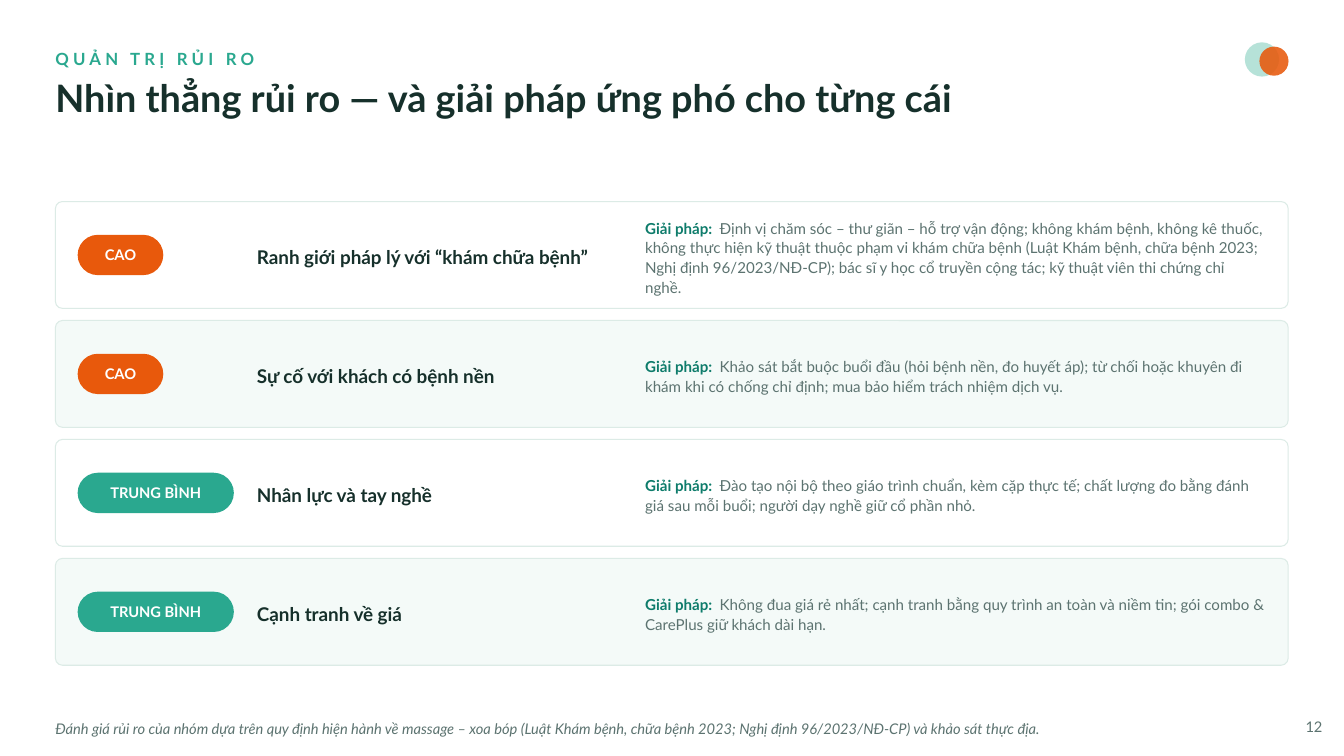
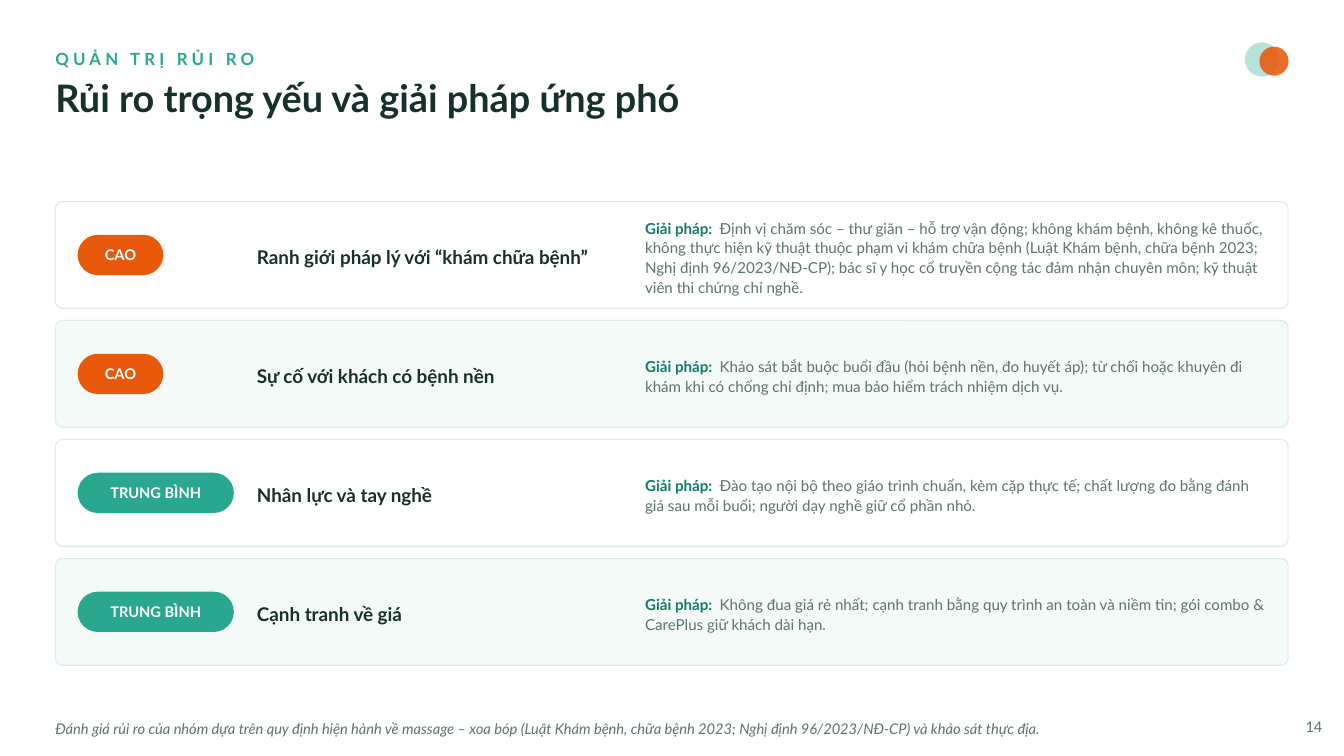
Before and after one commit to Hacogiye/CareTouch, a slide deck: slide 14 of CareTouch-deck.pptx (slide 12 before the commit). Drawn at 1344x756 pixels with LibreOffice and Linux fonts; fonts in the diff are those of the drawing. Boxes give left, top, right and bottom in pixels: in the first picture for what was removed or moved away, otherwise in the second. Text is boxed around its words. In the diff, an @@ line names an element or a change of style, - is before the commit and + after.

Commit message:
Xóa An Khang Đường; slide tự động hiện hết; cập nhật số liệu nhóm; thêm châm cứu
Nội dung:
- Xóa hoàn toàn "An Khang Đường" khỏi báo cáo, PPTX và web (bìa, mục lục, ch.1,
  Phụ lục B). Xóa 2 file gốc bao-cao-an-khang-duong.docx / slide-an-khang-duong.pptx.
- PPTX: mọi slide tự động hiện khi mở (không cần bấm chuột) như slide bìa/kết;
  add_anim.py sinh PLAN từ shape thật + chuẩn hóa id trùng (hết lỗi repair/mất hiệu ứng).
- Tài chính theo số liệu nhóm cập nhật: thuê 35tr/tháng, máy móc 12,8tr, đồng phục 10tr,
  dự phòng 25tr, quảng bá 15tr → CAPEX 306tr + vốn lưu động 130tr = tổng 436tr;
  chi phí cố định 73tr/tháng; hòa vốn T5, hoàn vốn 19-20 tháng.
- Châm cứu – cứu ngải (250.000đ) là dịch vụ bình thường: thêm vào bảng giá, PPTX,
  báo cáo và web (hero, bảng giá, form đặt lịch). Bỏ cách nói "bao gồm châm cứu".
- Biểu đồ tròn cơ cấu vốn 436tr (assets/chart_capital.png) đồng bộ DOCX/PPTX/HTML.
- Sửa ngôn từ lủng củng trên slide; landing: địa chỉ khách hàng đổi sang Hà Nội.

```diff
--- a/CareTouch-deck.pptx
+++ b/CareTouch-deck.pptx
@@ text at bbox=[55, 81, 680, 119]: text changed @@
-Nhìn thẳng rủi ro — và giải pháp ứng phó cho từng cái
+Rủi ro trọng yếu và giải pháp ứng phó
@@ text at bbox=[645, 221, 1262, 296]: text changed @@
-Giải pháp: Định vị chăm sóc – thư giãn – hỗ trợ vận động; không khám bệnh, không kê thuốc, không thực hiện kỹ thuật thuộc phạm vi khám chữa bệnh (Luật Khám bệnh, chữa bệnh 2023; Nghị định 96/2023/NĐ-CP); bác sĩ y học cổ truyền cộng tác; kỹ thuật viên thi chứng chỉ nghề.
+Giải pháp: Định vị chăm sóc – thư giãn – hỗ trợ vận động; không khám bệnh, không kê thuốc, không thực hiện kỹ thuật thuộc phạm vi khám chữa bệnh (Luật Khám bệnh, chữa bệnh 2023; Nghị định 96/2023/NĐ-CP); bác sĩ y học cổ truyền cộng tác đảm nhận chuyên môn; kỹ thuật viên thi chứng chỉ nghề.
@@ text at bbox=[1306, 721, 1323, 732]: text changed @@
-12
+14
```
Also in this commit, not shown: 10 other slides changed, 2 slides added, 12 other files.
